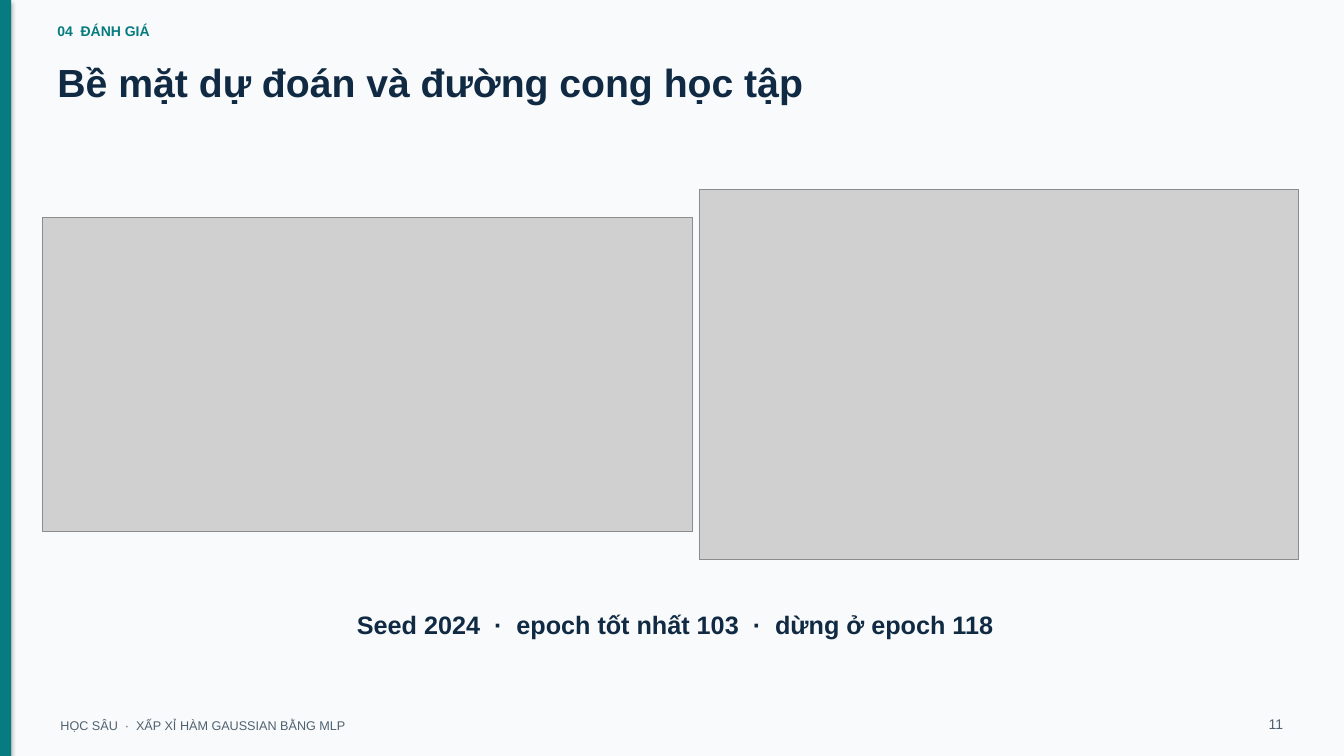
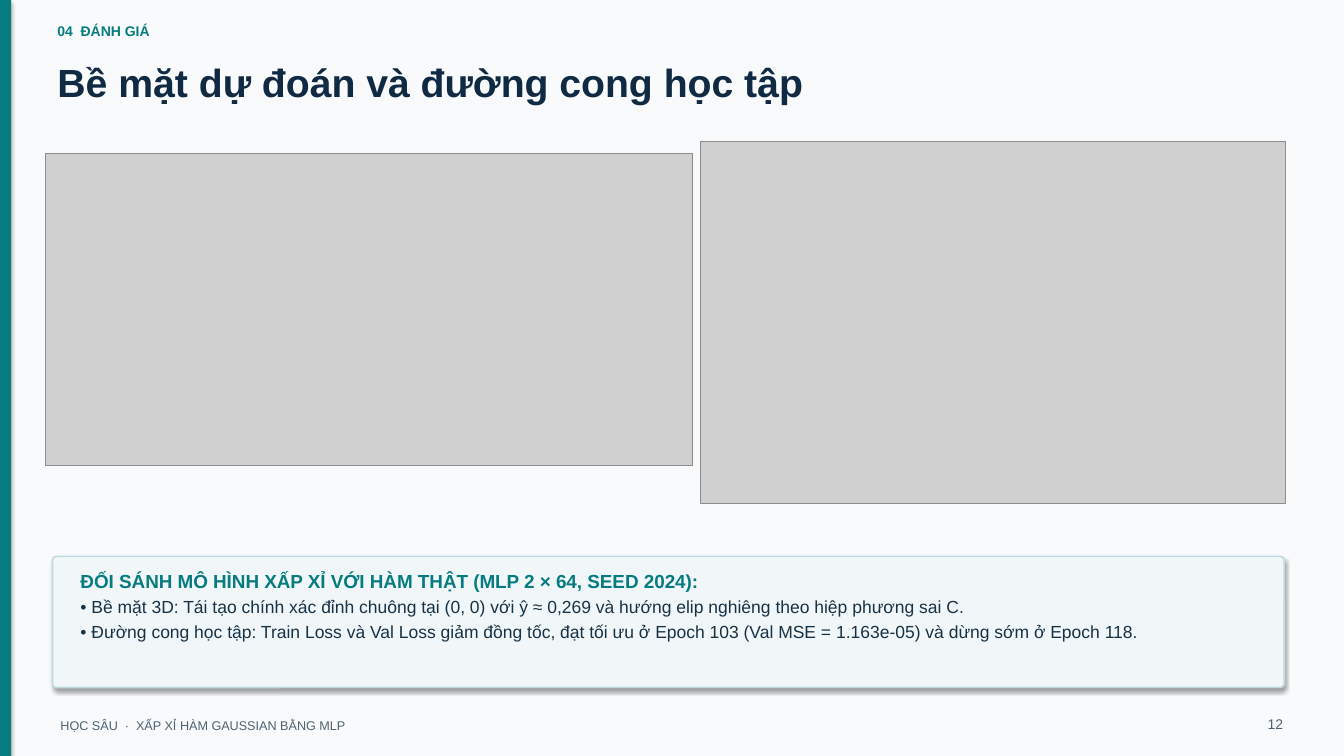
Before and after one commit to bryan-nguyen2005/GROUP_DEEEP_LEARNING_HK1_2026, a slide deck: slide 12 of Function Approximation/slides/BTL01_ThuyetTrinh_MLP.pptx (slide 11 before the commit). Drawn at 1344x756 pixels with LibreOffice and Linux fonts; fonts in the diff are those of the drawing; grey boxes stand for pictures. Boxes give left, top, right and bottom in pixels: in the first picture for what was removed or moved away, otherwise in the second. Text is boxed around its words. In the diff, an @@ line names an element or a change of style, - is before the commit and + after.

```diff
--- a/Function Approximation/slides/BTL01_ThuyetTrinh_MLP.pptx
+++ b/Function Approximation/slides/BTL01_ThuyetTrinh_MLP.pptx
@@ picture: place and size @@
-picture at [700,190,1299,561]
+picture at [701,141,1286,503]
@@ picture: place and size @@
-picture at [42,218,693,532]
+picture at [45,153,693,466]
@@ rounded rectangle added at [52,557,1285,688], fill #F1F7F9, outline #BFDBE0 1.2 pt @@
@@ text added at [80,573,1138,642], 12.5 pt, text #183245 @@
+ĐỐI SÁNH MÔ HÌNH XẤP XỈ VỚI HÀM THẬT (MLP 2 × 64, SEED 2024):
+• Bề mặt 3D: Tái tạo chính xác đỉnh chuông tại (0, 0) với ŷ ≈ 0,269 và hướng elip nghiêng theo hiệp phương sai C.
+• Đường cong học tập: Train Loss và Val Loss giảm đồng tốc, đạt tối ưu ở Epoch 103 (Val MSE = 1.163e-05) và dừng sớm ở Epoch 118.
@@ text removed at [357,614,993,639] @@
-Seed 2024 · epoch tốt nhất 103 · dừng ở epoch 118
@@ text at [1268,719,1284,729]: text changed @@
-11
+12
```
Also in this commit, not shown: 6 other slides changed, 4 slides added, 3 slides removed, 4 other files.
